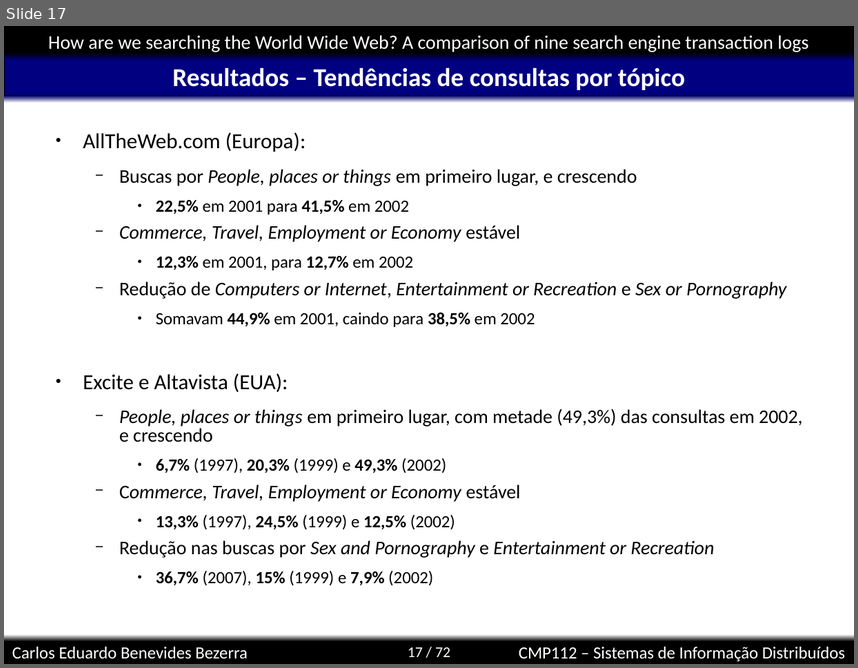
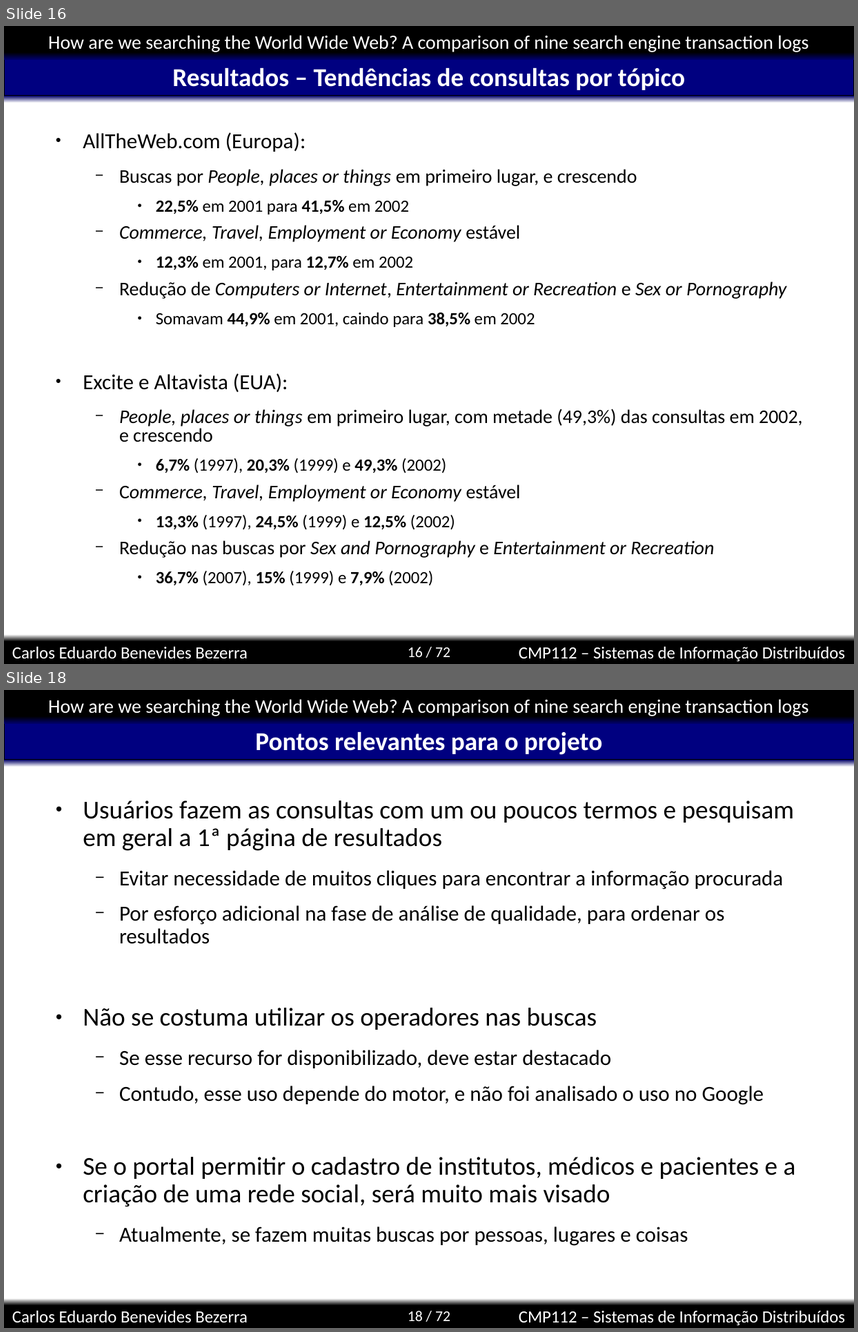
Before and after one commit to kdubezerra/kdubezerra, a slide deck: disciplinas/cmp112/artigohow.ppt. Shown one above the other, each under a label of ours: slide 17 before the commit, slides 16 and 18 after it; the slides between them are not shown. The pictures are 858x668 and 858x1332 pixels, drawn with LibreOffice and Linux fonts; fonts in the diff are those of the drawing; background and template pictures are left out. Boxes give left, top, right and bottom in pixels: in the first picture for what was removed or moved away, otherwise in the second. Text is boxed around its words. In the diff, an @@ line names an element or a change of style, - is before the commit and + after.

```diff
--- a/disciplinas/cmp112/artigohow.ppt
+++ b/disciplinas/cmp112/artigohow.ppt
@@ slide 18 added at <box>4,690,854,1328</box>, background #FFFFFF; not listed: 8 template elements that a slide beside it also shows @@
@@ title added at <box>255,732,602,755</box>, 24 pt, text #FFFFFF, bold @@
+Pontos relevantes para o projeto
@@ text added at <box>83,800,796,1245</box>, 20 pt, text #000000 @@
+● Usuários fazem as consultas com um ou poucos termos e pesquisam em geral a 1ª página de resultados
+  − Evitar necessidade de muitos cliques para encontrar a informação procurada
+  − Por esforço adicional na fase de análise de qualidade, para ordenar os resultados
+● Não se costuma utilizar os operadores nas buscas
+  − Se esse recurso for disponibilizado, deve estar destacado
+  − Contudo, esse uso depende do motor, e não foi analisado o uso no Google
+● Se o portal permitir o cadastro de institutos, médicos e pacientes e a criação de uma rede social, será muito mais visado
+  − Atualmente, se fazem muitas buscas por pessoas, lugares e coisas
@@ what was slide 17 is now slide 16 @@
@@ page number at <box>408,646,450,657</box>: text changed @@
-17 / 72
+16 / 72
```
Also in this commit, not shown: 2 slides changed, 1 slide removed.
